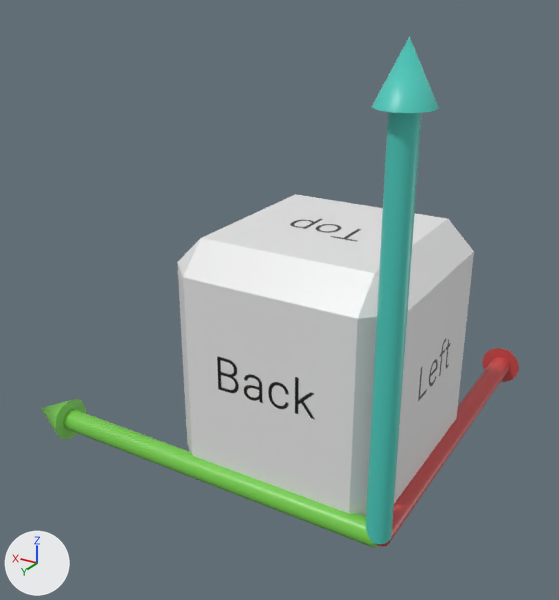
What one commit did to the Blender file 3D-models/environment/orientation_cube_v01.blend.
One viewpoint serves both versions: a camera (50 mm lens) standing at (-0.139, 0.272, 0.148) and looking at (0.035, -0.019, 0.003). Arrows for +X, +Y and +Z are at lower left; the lights stay in place.

The scene before the commit, as lines of its bpy script (objects in view):
```python
ob_cone = bpy.data.objects.new('Cone', me_cone)
ob_cone.location = (-0.05, 0.05, 0.12)
ob_cone.scale = (1.0, 1.0, 2.02)
ob_cone_001 = bpy.data.objects.new('Cone.001', me_cone_001)
ob_cone_001.location = (-0.05, -0.12, -0.05)
ob_cone_001.rotation_euler = (1.571, 0.0, 0.0)  # degrees (90, 0, 0)
ob_cone_001.scale = (1.0, 1.0, 2.02)
ob_cone_002 = bpy.data.objects.new('Cone.002', me_cone_002)
ob_cone_002.location = (0.12, 0.05, -0.05)
ob_cone_002.rotation_euler = (1.571, 0.0, 1.571)  # degrees (90, 0, 90)
ob_cone_002.scale = (1.0, 1.0, 2.02)
ob_cube_013 = bpy.data.objects.new('Cube.013', me_cube_013)
ob_cube_013.location = (0.0, 0.0, 0.0)
ob_cube_013.scale = (0.05, 0.05, 0.05)
ob_cylinder = bpy.data.objects.new('Cylinder', me_cylinder)
ob_cylinder.location = (-0.05, 0.05, 0.03)
ob_cylinder.scale = (0.005, 0.005, 0.08)
ob_cylinder_001 = bpy.data.objects.new('Cylinder.001', me_cylinder_001)
ob_cylinder_001.location = (-0.05, -0.03, -0.05)
ob_cylinder_001.rotation_euler = (1.571, 0.0, 0.0)  # degrees (90, 0, 0)
ob_cylinder_001.scale = (0.005, 0.005, 0.08)
ob_cylinder_002 = bpy.data.objects.new('Cylinder.002', me_cylinder_002)
ob_cylinder_002.location = (0.03, 0.05, -0.05)
ob_cylinder_002.rotation_euler = (0.0, 1.571, 0.0)  # degrees (0, 90, 0)
ob_cylinder_002.scale = (0.005, 0.005, 0.08)
# also in view: 'Cube.015' at (0.0, 0.05, -0.006); 'Cube.011' at (-0.05, 0.0, -0.006); 'Cube.001' at (0.0, 0.0, 0.05); 'Cube.010' at (-0.044, 0.0, 0.044); 'Cube.017' at (-0.044, 0.044, -0.006)
```
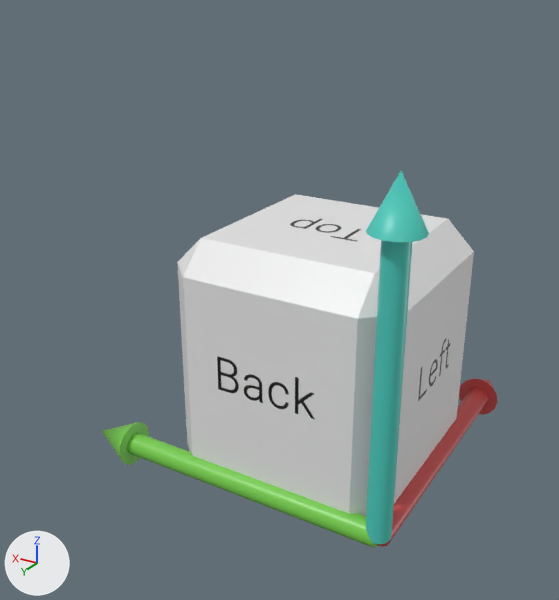
Pixel boxes (x1, y1, x2, y2) of what changed, in the pictures (559 x 600 px; the box of a moved part takes in the faces that stretch with it):
'Cylinder', mesh rescaled (18% narrower, 30% shorter)
    before: (366, 112, 422, 544)
    after: (366, 240, 412, 544)
'Cylinder.002', mesh rescaled (20% narrower, 17% shorter)
    before: (63, 409, 378, 548)
    after: (127, 433, 378, 548)
'Cone', moved
    before: (371, 36, 439, 113)
    after: (366, 171, 429, 242)
'Cylinder.001', mesh rescaled (17% narrower, 16% shorter)
    before: (378, 357, 510, 547)
    after: (378, 388, 488, 547)
'Cone.002', moved
    before: (41, 399, 86, 439)
    after: (102, 422, 149, 465)
'Cone.001', moved
    before: (482, 348, 519, 382)
    after: (459, 379, 497, 415)
part 2 of me_cylinder_001, moved or reshaped
    before: (460, 357, 510, 416)
    after: (460, 388, 488, 416)
part 3 of me_cylinder_002, moved or reshaped
    before: (63, 409, 151, 458)
    after: (127, 433, 151, 458)

What the commit changed:
me_cylinder has 64 vertices, 34 faces and spans x -1.0..1.0, y -1.0..1.0, z -1.0..1.0.
me_cylinder is used by ob_cylinder; location (-0.05, 0.05, 0.03); scale (0.005, 0.005, 0.08).
me_cylinder part 1: the whole mesh is scaled about its middle by (1, 1, 0.766), then moved by (0.0, 0.0, -0.23).
me_cylinder_001 has 64 vertices, 34 faces and spans x -1.0..1.0, y -1.0..1.0, z -1.0..1.0.
me_cylinder_001 is used by ob_cylinder_001; location (-0.05, -0.03, -0.05); rotation (1.571, 0.0, 0.0), in degrees (90, 0, 0); scale (0.005, 0.005, 0.08).
me_cylinder_001 part 2: the whole mesh is scaled about its middle by (1, 1, 0.766), then moved by (0.0, 0.0, -0.23).
me_cylinder_002 has 64 vertices, 34 faces and spans x -1.0..1.0, y -1.0..1.0, z -1.0..1.0.
me_cylinder_002 is used by ob_cylinder_002; location (0.03, 0.05, -0.05); rotation (0.0, 1.571, 0.0), in degrees (0, 90, 0); scale (0.005, 0.005, 0.08).
me_cylinder_002 part 3: the whole mesh is scaled about its middle by (1, 1, 0.763), then moved by (0.0, 0.0, -0.24).
Object 'Cone' (ob_cone) moves from (-0.05, 0.05, 0.12) to (-0.05, 0.05, 0.0808).
Object 'Cone.001' (ob_cone_001) moves from (-0.05, -0.12, -0.05) to (-0.05, -0.0807, -0.05).
Object 'Cone.002' (ob_cone_002) moves from (0.12, 0.05, -0.05) to (0.0804, 0.05, -0.05).
